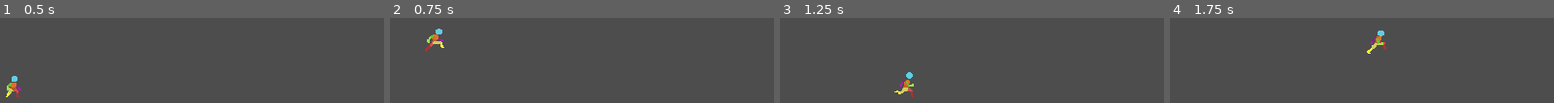
Above: before the commit, frames 1-4 (left to right).
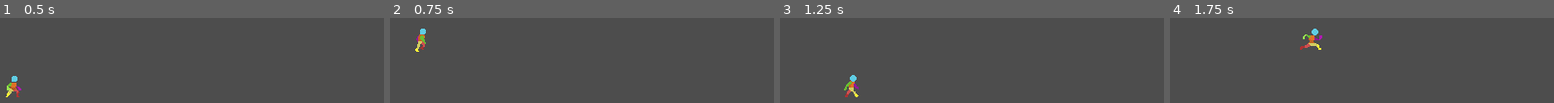
Above: after the commit, the same moments.

Repository: SJCooper/Prototype1
Game: Godot game, scene res://Assets/Scenes/game.tscn
Same seed, same stepped clock (60 frames per second), same inputs: the game is played once before the commit and once after it.
Inputs:
- Up to frame 1 (0.5 s): no input
- Up to frame 2 (0.75 s): tap Enter (ui_accept) at 0.5 s; hold Right (ui_right) from 0.53 s (still down); hold Shift from 0.53 s (still down)
- Up to frame 3 (1.25 s): keep holding Right (ui_right); keep holding Shift; tap Enter (ui_accept) at 0.77 s
- Up to frame 4 (1.75 s): keep holding Right (ui_right); release Shift at 1.28 s; tap Shift at 1.35 s; tap Enter (ui_accept) at 1.52 s

Frame 1 is identical in both runs. In frame 2, 0.9% of the frame differs, in the area x 6-15%, y 12-40%; in frame 3, 1.0%; in frame 4, 1.0%, in the area x 33-57%, y 12-43%.

Commit message:
Update walk/run animation logic
Update walk/run animation logic

Diff:
--- a/Assets/Scenes/player.tscn
+++ b/Assets/Scenes/player.tscn
@@ -893,7 +893,7 @@
 [node name="AnimatedSprite2D" type="AnimatedSprite2D" parent="."]
 position = Vector2(0, -20)
 sprite_frames = SubResource("SpriteFrames_vnjsi")
-animation = &"run"
+animation = &"walk"
 autoplay = "idle"
 
 [node name="CollisionShape2D" type="CollisionShape2D" parent="."]
--- a/Assets/Scripts/player.gd
+++ b/Assets/Scripts/player.gd
@@ -3,6 +3,7 @@
 
 const SPEED = 200.0
 const JUMP_VELOCITY = -350.0
+var speedAdjust = 1
 
 # Get the gravity from the project settings to be synced with RigidBody nodes.
 var gravity = ProjectSettings.get_setting("physics/2d/default_gravity")
@@ -22,19 +23,32 @@
 	# As good practice, you should replace UI actions with custom gameplay actions.
 	var direction = Input.get_axis("ui_left", "ui_right")
 	if direction:
-		velocity.x = direction * SPEED
+		velocity.x = direction * SPEED / speedAdjust
 	else:
-		velocity.x = move_toward(velocity.x, 0, SPEED)
+		velocity.x = move_toward(velocity.x, 0, (SPEED / speedAdjust))
 
-	#play run animation when moving on X, Idle when stationary
-	if Input.is_action_pressed("ui_right"):
+	#walk right animation logic
+	if Input.is_action_pressed("ui_right") && Input.is_key_pressed(KEY_SHIFT):
+		$AnimatedSprite2D.play("walk")
+		$AnimatedSprite2D.flip_h = false
+		speedAdjust = 2
+	#walk left animation logic
+	elif Input.is_action_pressed("ui_left") && Input.is_key_pressed(KEY_SHIFT):
+		$AnimatedSprite2D.play("walk")
+		$AnimatedSprite2D.flip_h = true
+		speedAdjust = 2
+	#run right animation logic
+	elif Input.is_action_pressed("ui_right"):
 		$AnimatedSprite2D.play("run")
 		$AnimatedSprite2D.flip_h = false
+		speedAdjust = 1
+	#run left animation logic
 	elif Input.is_action_pressed("ui_left"):
 		$AnimatedSprite2D.play("run")
 		$AnimatedSprite2D.flip_h = true
+		speedAdjust = 1
+	#idle animation logic
 	else:
 		$AnimatedSprite2D.play("idle")
 
-
 	move_and_slide()
